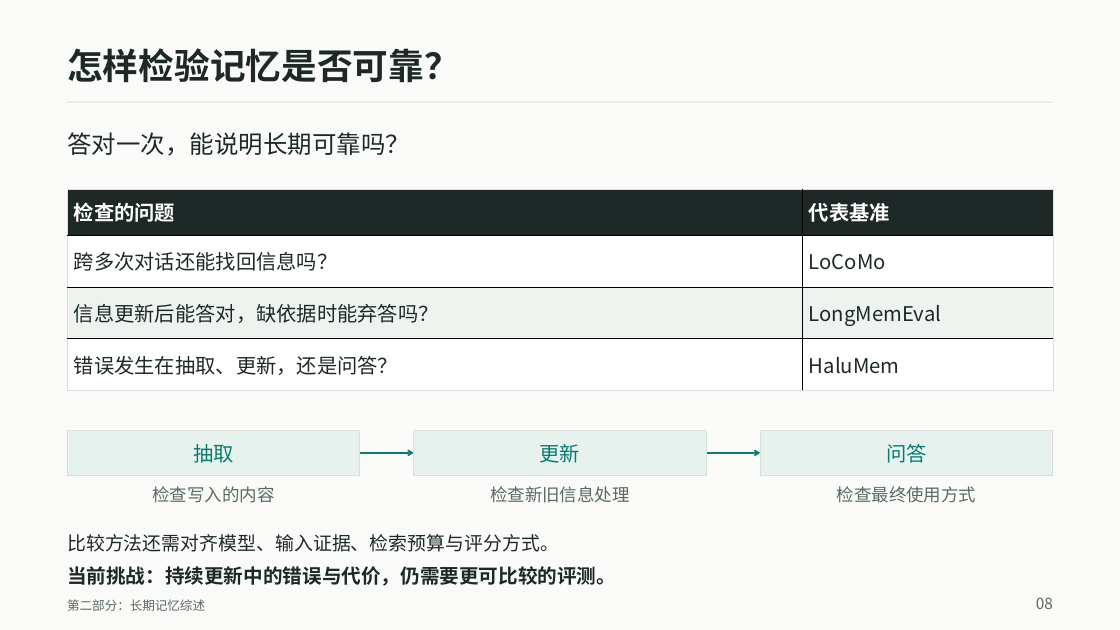
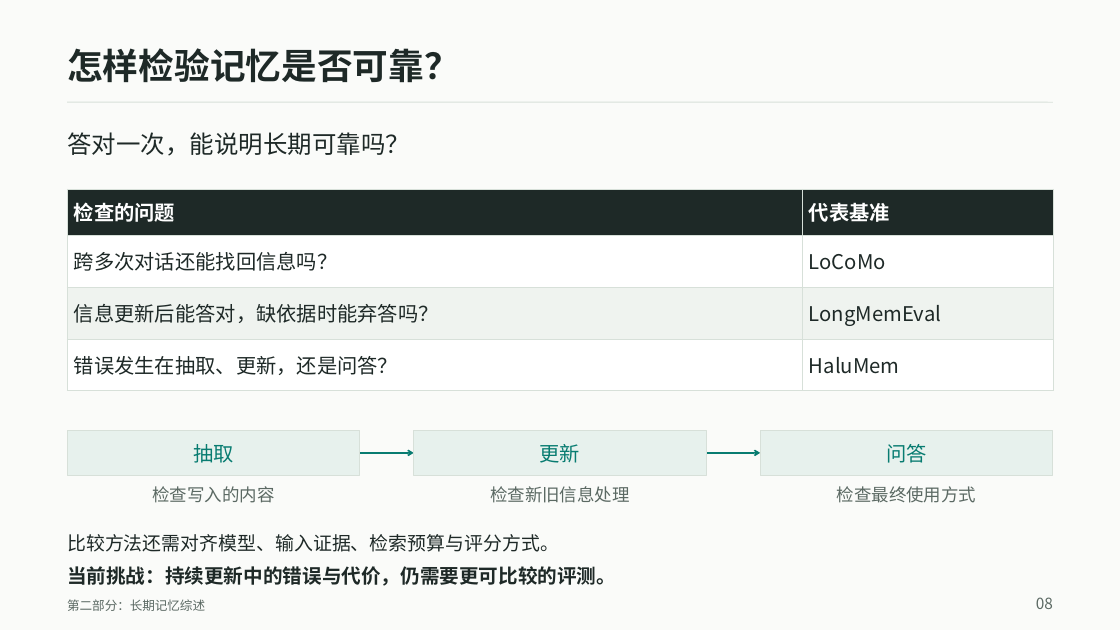
Before and after one commit to JiaweiWangi/agent-memory-survey, a slide deck: slide 8 of slides/output/long_term_memory_course_astra.pptx. Drawn at 1120x630 pixels with LibreOffice and Linux fonts; fonts in the diff are those of the drawing. Boxes give left, top, right and bottom in pixels: in the first picture for what was removed or moved away, otherwise in the second. Text is boxed around its words. In the diff, an @@ line names an element or a change of style, - is before the commit and + after.

```diff
--- a/slides/output/long_term_memory_course_astra.pptx
+++ b/slides/output/long_term_memory_course_astra.pptx
@@ table at [67, 189, 1053, 390] @@
@@ borders changed @@
```
Also in this commit, not shown: 4 other slides changed.
